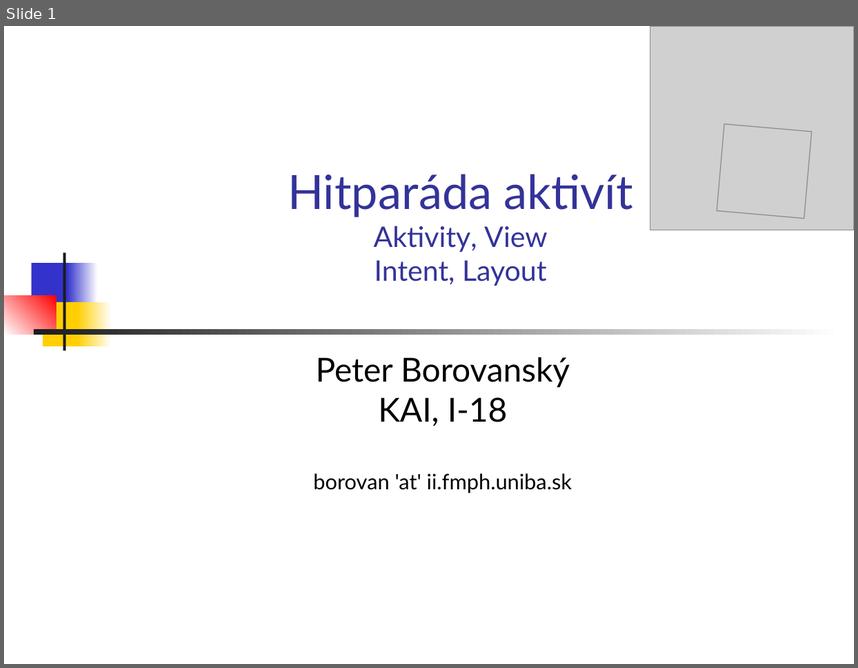
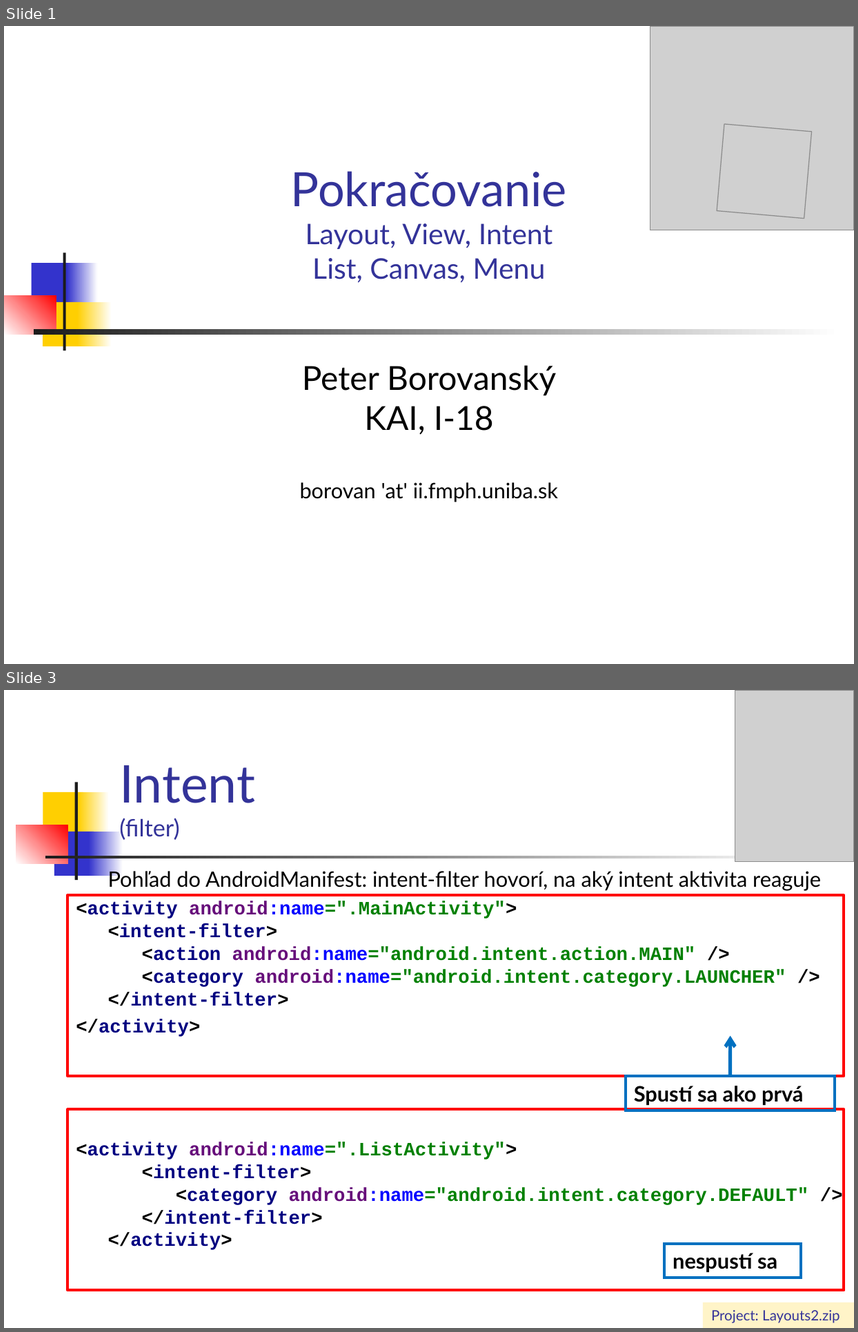
Before and after one commit to vmandro/Prednasky, a slide deck: 04/04_Android.ppt. Shown one above the other, each under a label of ours: slide 1 before the commit, slides 1 and 3 after it; the slides between them are not shown. The pictures are 858x668 and 858x1332 pixels, drawn with LibreOffice and Linux fonts; fonts in the diff are those of the drawing; grey boxes stand for pictures. Boxes give left, top, right and bottom in pixels: in the first picture for what was removed or moved away, otherwise in the second. Text is boxed around its words. In the diff, an @@ line names an element or a change of style, - is before the commit and + after.

```diff
--- a/04/04_Android.ppt
+++ b/04/04_Android.ppt
@@ slide 3 added at (4, 690, 854, 1328), background #FFFFFF @@
@@ rectangle added at (4, 694, 21, 728), fill #FFFFFF @@
@@ picture added at (735, 690, 854, 862) @@
@@ title added at (119, 765, 255, 840), 20 pt, text #333399 @@
+Intent
+(filter)
@@ rectangle added at (43, 792, 84, 836), fill #FFCF01 @@
@@ rectangle added at (74, 782, 77, 880), fill #1C1C1C @@
@@ rectangle added at (79, 792, 110, 836), fill gradient #FFCF01 to #FFFFFF @@
@@ rectangle added at (16, 825, 67, 863), fill gradient #FFFFFF to #FF0000 @@
@@ rectangle added at (54, 831, 93, 876), fill #3333CC @@
@@ rectangle added at (89, 831, 123, 876), fill gradient #3333CC to #FFFFFF @@
@@ rectangle added at (45, 856, 810, 858), fill gradient #1C1C1C to #FFFFFF @@
@@ text added at (76, 868, 821, 1250), 16 pt, text #008000, bold @@
+Pohľad do AndroidManifest: intent-filter hovorí, na aký intent aktivita reaguje
+<activity android:name=".MainActivity">
+<intent-filter>
+<action android:name="android.intent.action.MAIN" />
+<category android:name="android.intent.category.LAUNCHER" />
+</intent-filter>
+</activity>
+<activity android:name=".ListActivity">
+<intent-filter>
+<category android:name="android.intent.category.DEFAULT" />
+</intent-filter>
+</activity>
@@ rectangle added at (67, 895, 844, 1076), outline #FF0000 2.24 pt @@
@@ arrow added from (730, 1076) to (730, 1035), #0070C0 3 pt @@
@@ rectangle added at (626, 1076, 835, 1110), outline #0070C0 2.24 pt, 18 pt, text #000000, bold @@
+Spustí sa ako prvá
@@ rectangle added at (67, 1109, 844, 1290), outline #FF0000 2.24 pt @@
@@ rectangle added at (664, 1243, 802, 1277), outline #0070C0 2.24 pt, 18 pt, text #000000, bold @@
+nespustí sa
@@ rectangle added at (703, 1302, 854, 1328), fill #FFF4C8, 12 pt, text #333399 @@
+Project: Layouts2.zip
@@ slide 1 changed as well @@
@@ title at (291, 171, 567, 283): text changed @@
-Hitparáda aktivít
-Aktivity, View
-Intent, Layout
+Pokračovanie
+Layout, View, Intent
+List, Canvas, Menu
@@ subtitle "Peter Borovanský": place and size @@
-subtitle "Peter Borovanský" at (313, 357, 572, 493)
+subtitle "Peter Borovanský" at (300, 365, 558, 502)
```
Also in this commit, not shown: 29 other slides added, 32 slides removed, 7 other files.
